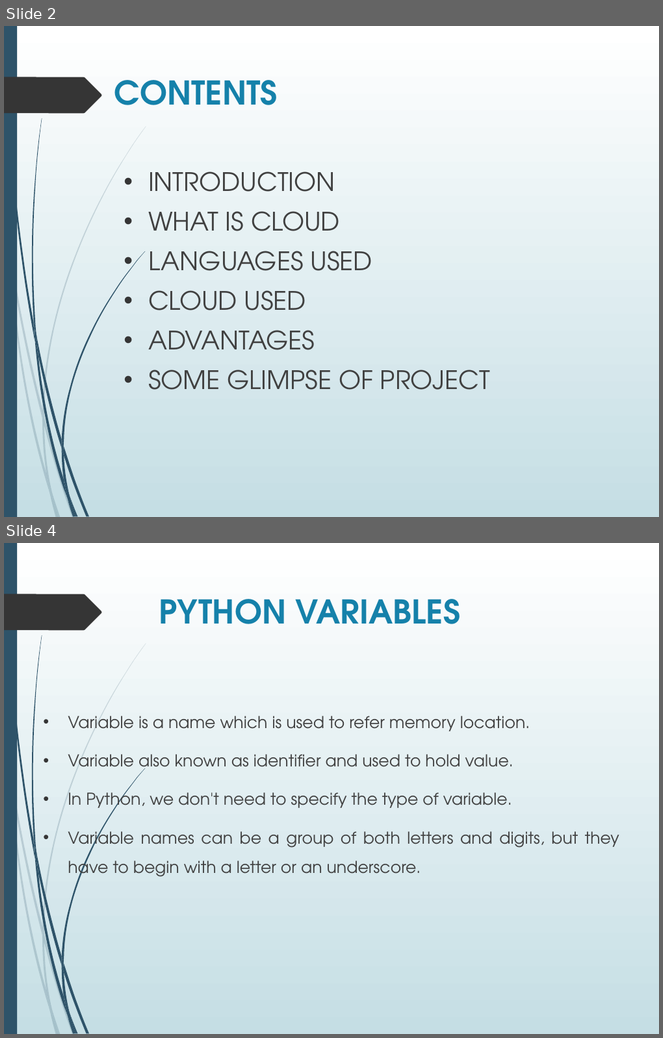
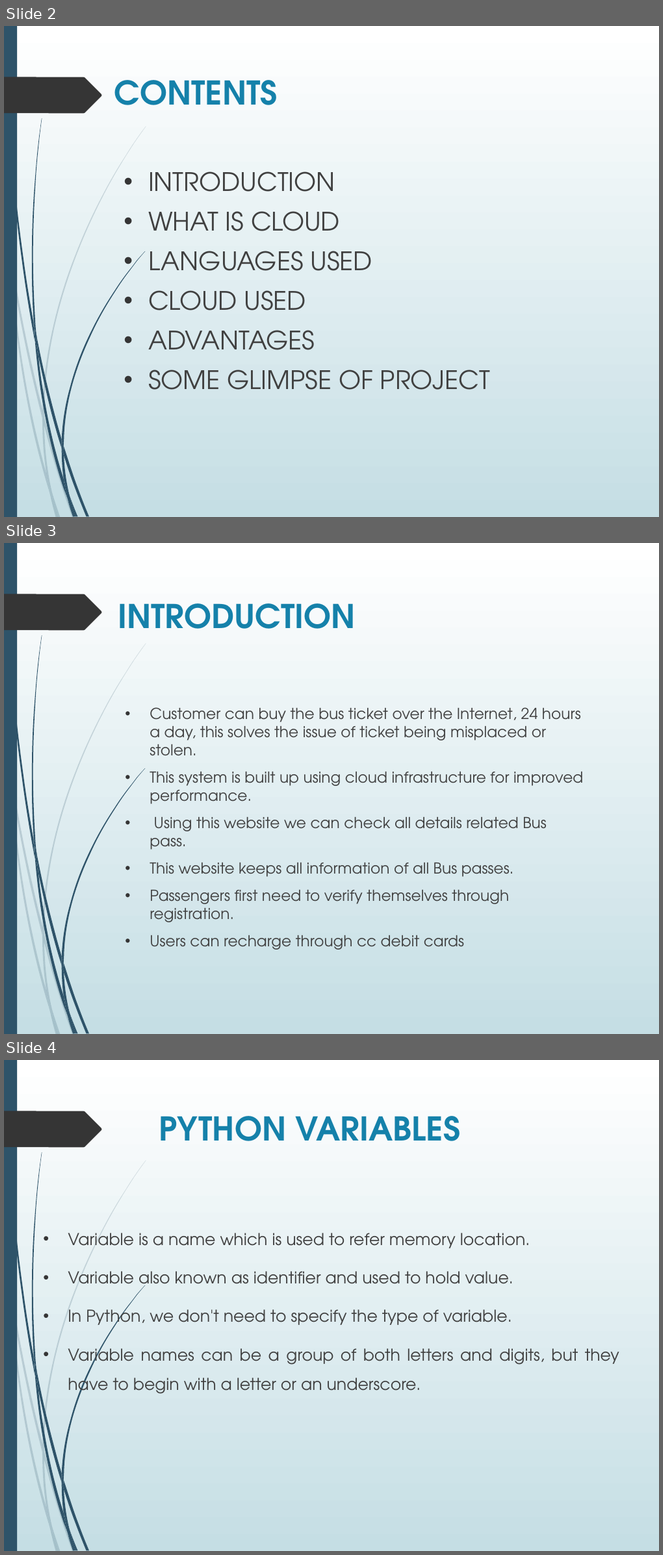
Before and after one commit to aayushi20221/Cloud-Based-Buss-Pass-System, a slide deck: ppt.pptx. Shown one above the other, each under a label of ours: slides 2 and 4 before the commit, slides 2, 3 and 4 after it; the slides between them are not shown. The pictures are 663x1038 and 663x1555 pixels, drawn with LibreOffice and Linux fonts; fonts in the diff are those of the drawing. Boxes give left, top, right and bottom in pixels: in the first picture for what was removed or moved away, otherwise in the second. Text is boxed around its words. In the diff, an @@ line names an element or a change of style, - is before the commit and + after.

```diff
--- a/ppt.pptx
+++ b/ppt.pptx
@@ slide 3 added at (4, 543, 659, 1034), background gradient #FFFFFF to #C5DEE5; not listed: 24 template elements that a slide beside it also shows @@
@@ title added at (118, 603, 356, 629), 36 pt, text #1581AA, bold @@
+INTRODUCTION
@@ text added at (150, 707, 583, 950), 16.6 pt, text #404040 @@
+• Customer can buy the bus ticket over the Internet, 24 hours a day, this solves the issue of ticket being misplaced or stolen.
+• This system is built up using cloud infrastructure for improved performance.
+• Using this website we can check all details related Bus pass.
+• This website keeps all information of all Bus passes.
+• Passengers first need to verify themselves through registration.
+• Users can recharge through cc debit cards
```
Also in this commit, not shown: 1 slide removed.
